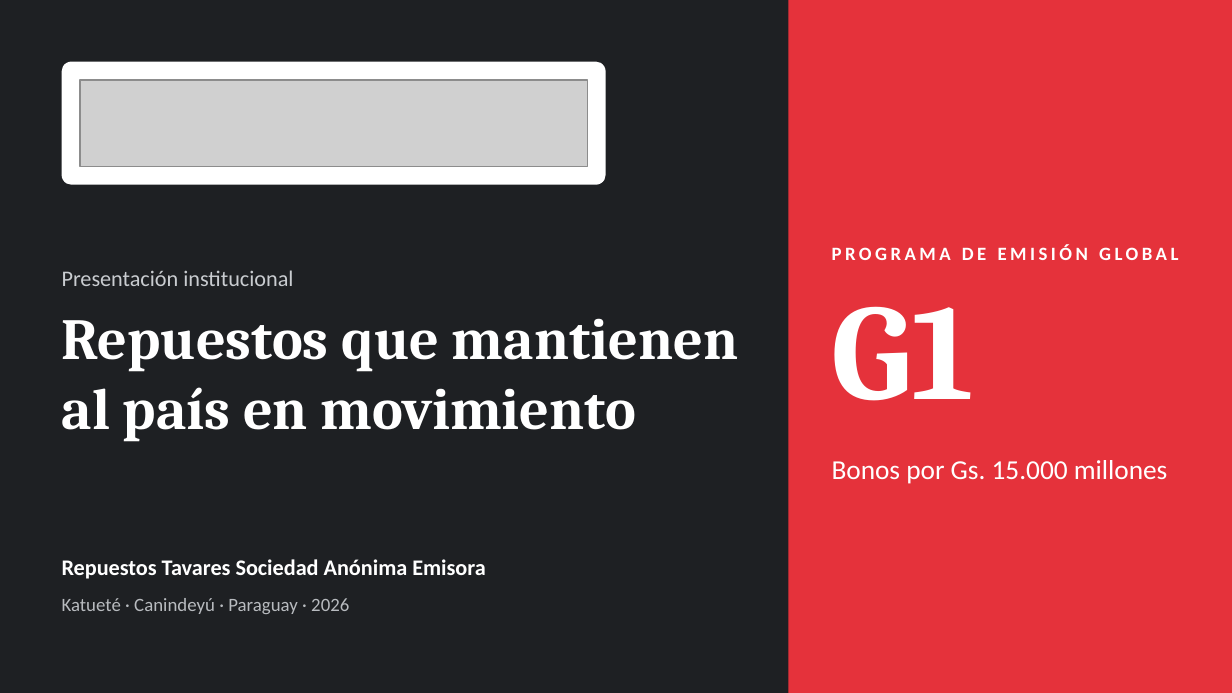
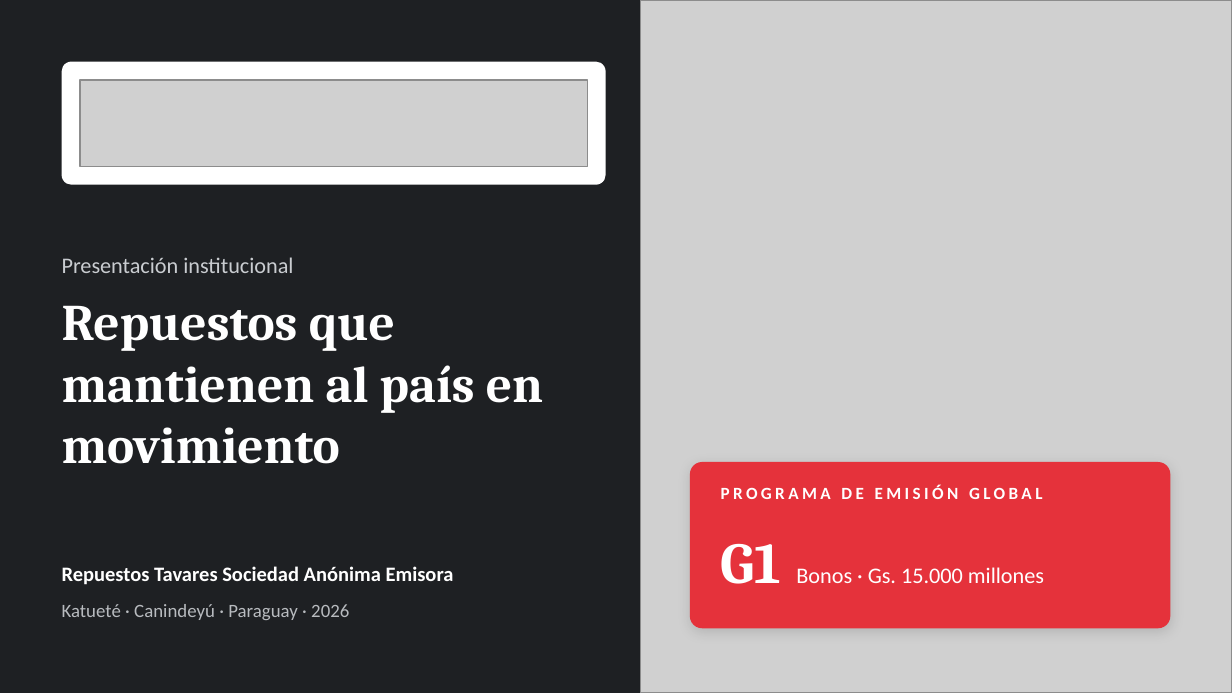
Before and after one commit to josecavalier94/n8n-render-deploy, a slide deck: slide 1 of Vista_Previa_Presentacion_Tavares.pptx. Drawn at 1232x693 pixels with LibreOffice and Linux fonts; fonts in the diff are those of the drawing; grey boxes stand for pictures. Boxes give left, top, right and bottom in pixels: in the first picture for what was removed or moved away, otherwise in the second. Text is boxed around its words. In the diff, an @@ line names an element or a change of style, - is before the commit and + after.

```diff
--- a/Vista_Previa_Presentacion_Tavares.pptx
+++ b/Vista_Previa_Presentacion_Tavares.pptx
@@ picture added at <box>641,0,1232,692</box> @@
@@ rectangle removed at <box>788,0,1232,692</box> @@
@@ text "Presentación institucional": place and size @@
-text "Presentación institucional" at <box>62,270,293,286</box>
+text "Presentación institucional" at <box>62,257,293,273</box>
@@ text "Repuestos que mantienen al país ...": place and size @@
-text "Repuestos que mantienen al país ..." at <box>62,318,738,442</box>
+text "Repuestos que mantienen al país ..." at <box>62,305,543,464</box>
@@ text "Repuestos que mantienen al país ..." at <box>62,305,543,464</box>: size 34 to 30 pt @@
@@ text removed at <box>832,306,975,401</box> @@
-G1
@@ rounded rectangle added at <box>690,462,1170,628</box>, fill #E5323B @@
@@ text "PROGRAMA DE EMISIÓN GLOBAL": place and size @@
-text "PROGRAMA DE EMISIÓN GLOBAL" at <box>832,244,1178,260</box>
+text "PROGRAMA DE EMISIÓN GLOBAL" at <box>721,485,1042,499</box>
@@ text "PROGRAMA DE EMISIÓN GLOBAL" at <box>721,485,1042,499</box>: size 11 to 10 pt @@
@@ text "Repuestos Tavares Sociedad Anónima Emisora" at <box>62,566,454,585</box>: size 13 to 12 pt @@
@@ text at <box>721,544,1044,584</box>: text changed; size 16 to 13 pt @@
-Bonos por Gs. 15.000 millones
+G1 Bonos · Gs. 15.000 millones
@@ text "Katueté · Canindeyú · Paraguay ...": place and size @@
-text "Katueté · Canindeyú · Paraguay ..." at <box>62,598,349,614</box>
+text "Katueté · Canindeyú · Paraguay ..." at <box>62,604,349,620</box>
```
Also in this commit, not shown: 4 other slides changed, 1 slide added, 1 slide removed.
